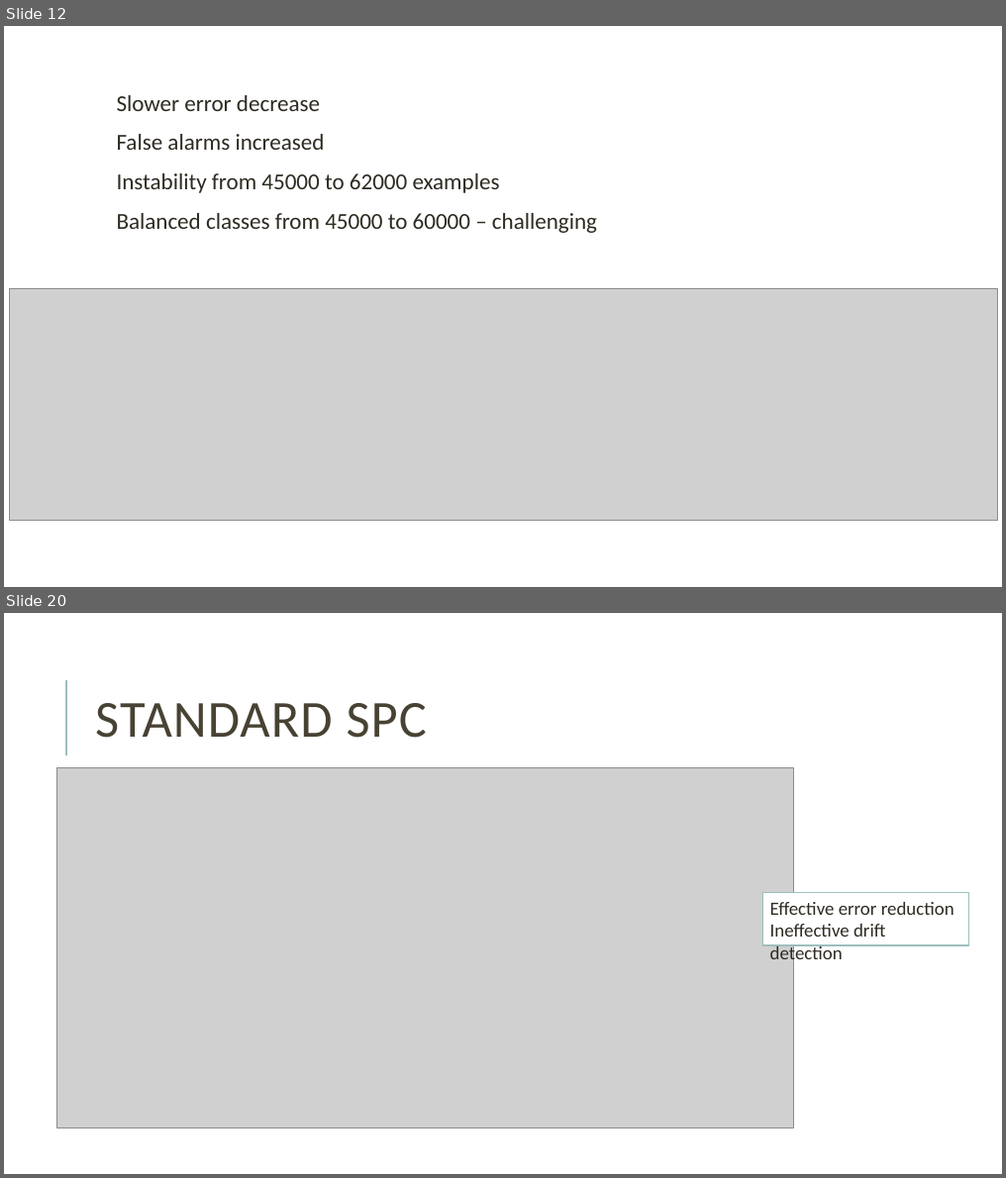
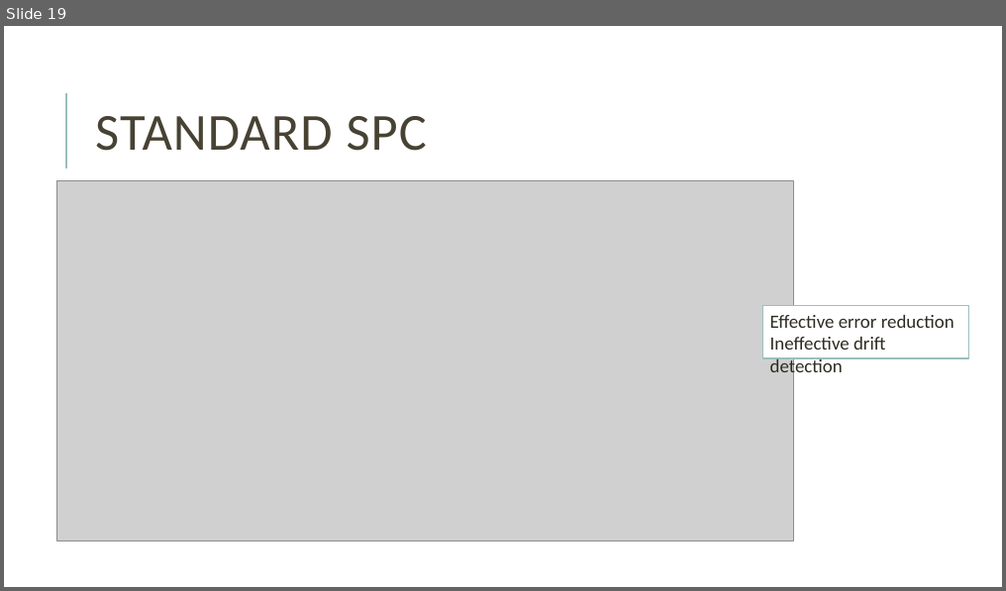
Before and after one commit to miguelFigSilva/dsm_SPC, a slide deck: presentation.pptx. Shown one above the other, each under a label of ours: slides 12 and 20 before the commit, slide 19 after it; the slides between them are not shown. The pictures are 1006x1178 and 1006x591 pixels, drawn with LibreOffice and Linux fonts; fonts in the diff are those of the drawing; grey boxes stand for pictures. Boxes give left, top, right and bottom in pixels: in the first picture for what was removed or moved away, otherwise in the second. Text is boxed around its words. In the diff, an @@ line names an element or a change of style, - is before the commit and + after.

```diff
--- a/presentation.pptx
+++ b/presentation.pptx
@@ slide 12 removed at [4, 26, 1002, 587], background #FFFFFF @@
@@ text removed at [117, 95, 597, 233] @@
-  Slower error decrease
-  False alarms increased
-  Instability from 45000 to 62000 examples
-  Balanced classes from 45000 to 60000 – challenging
@@ picture removed at [9, 288, 997, 520] @@
@@ what was slide 20 is now slide 19 @@
```
Also in this commit, not shown: 13 slides changed, 1 slide added, 1 other slide removed, 2 other files.
